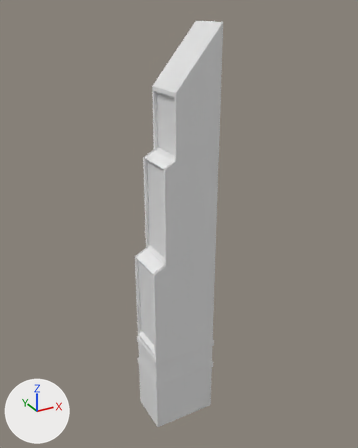
Renders of the FBX model Eliminator3000/Assets/Models/Enviroment/Buildings/SM_Environment_Buildings_Tall_03.fbx from each side of a commit.
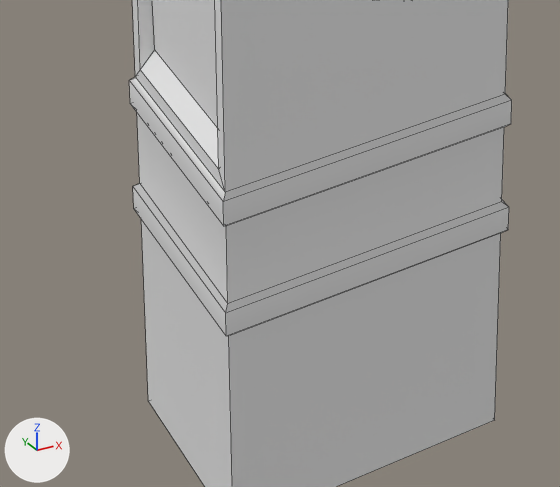
The first picture shows the older version from a 50 mm lens placed at (-29.9, -52.7, 56.8), pointed at (-0.5, 0.7, 30.1). The close-ups show the older and then the newer version on the part from 31% to 62% of the width and 72% to 93% of the height of that picture. Only the edits that show in the close-ups are written down. The lights are fixed; the arrows at lower left show +X, +Y and +Z. The close-ups show mesh edges as thin lines. Where no turn or scale is listed for an object, it has been applied to the vertices.

The scene before the commit, as lines of its bpy script (objects in view):
```python
me_mesh = bpy.data.meshes.new('Mesh')
me_mesh.from_pydata(...)  # 80 vertices, 77 faces; spans x -6.3..3.2, y -3.2..3.2, z 0.0..55.2
me_mesh.materials.append(mat_openpbr_shader1)  # white #e7e7e7
ob_sm_environment_buildings_tall_03 = bpy.data.objects.new('SM_Environment_Buildings_Tall_03', me_mesh)
ob_sm_environment_buildings_tall_03.location = (0.0, 0.0, 0.0)
```
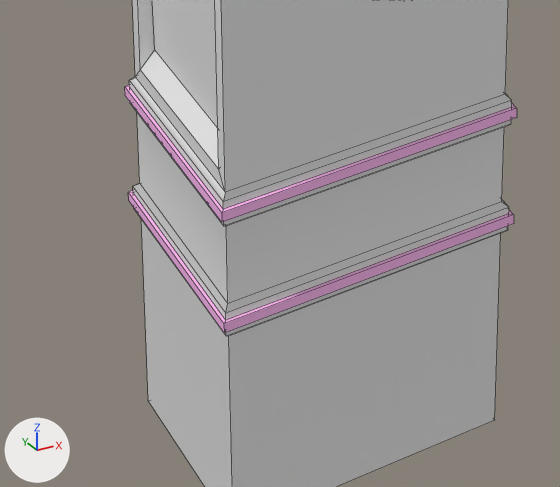
The edits, one by one:
Material 'M_Buildings_Neon_Lights_01' (mat_m_buildings_neon_lights_01) is new.
Its base color is (1.0, 0.481, 0.89) (pink #ffb8f2).
Mesh me_mesh_001 is new.
It has 64 vertices, 46 faces and spans x -6.4..3.3, y -3.3..3.3, z 7.8..39.8.
It uses material mat_m_buildings_neon_lights_01 (pink #ffb8f2).
Object 'Lights' (ob_lights) is new; it shows me_mesh_001.
Its location is (0.0, 0.0, 0.0).

Boxes (x1, y1, x2, y2) around the edits, measured in the close-ups (560 x 487 px):
'Lights', added: after (125, 85, 517, 333)
